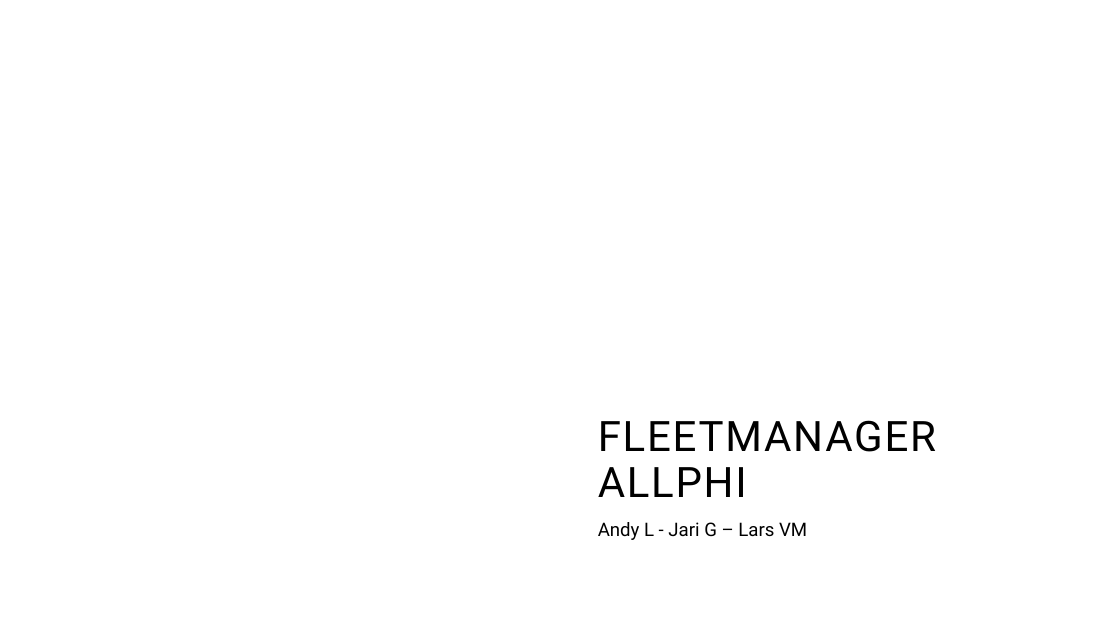
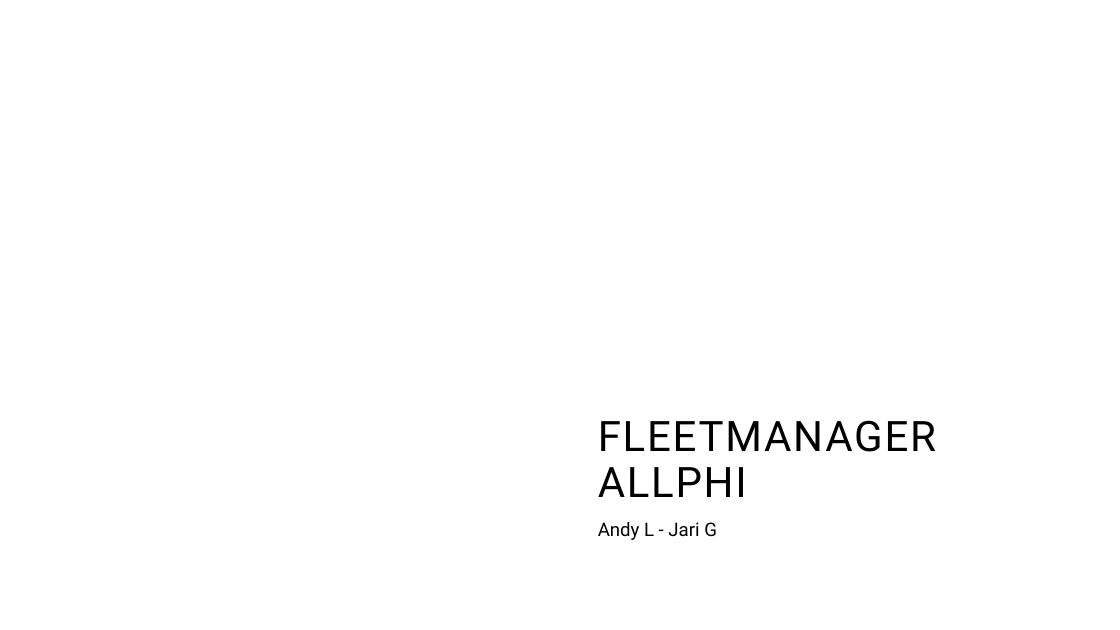
Before and after one commit to Andyke87/Groep4Fleetmanager, a slide deck: slide 1 of Fleetmanager.pptx. Drawn at 1120x630 pixels with LibreOffice and Linux fonts; fonts in the diff are those of the drawing; background and template pictures are left out. Boxes give left, top, right and bottom in pixels: in the first picture for what was removed or moved away, otherwise in the second. Text is boxed around its words. In the diff, an @@ line names an element or a change of style, - is before the commit and + after.

```diff
--- a/Fleetmanager.pptx
+++ b/Fleetmanager.pptx
@@ subtitle at [598, 522, 717, 540]: text changed @@
-Andy L - Jari G – Lars VM
+Andy L - Jari G
```
Also in this commit, not shown: 8 other slides changed, 2 slides added, 56 other files.
